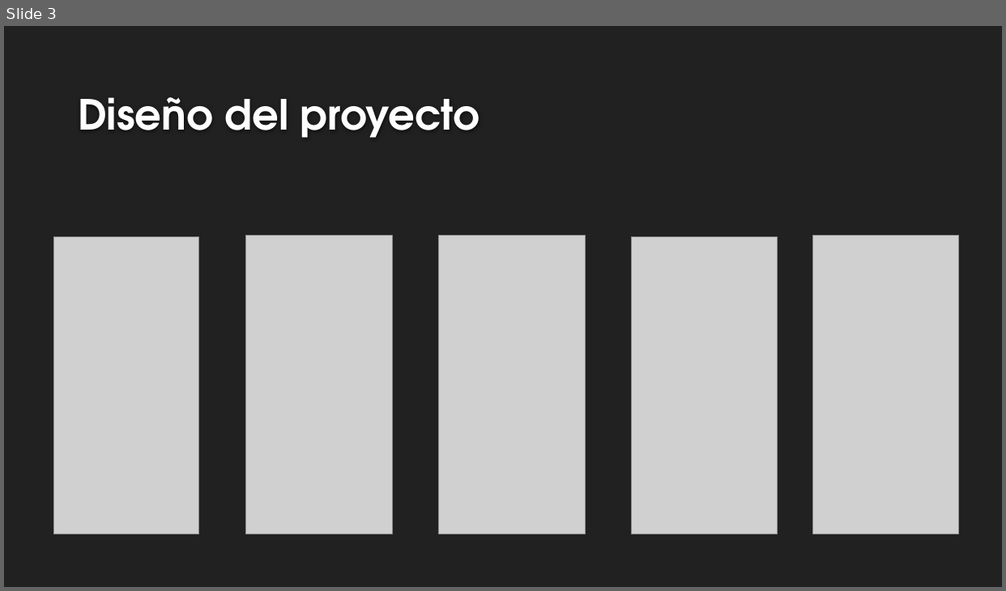
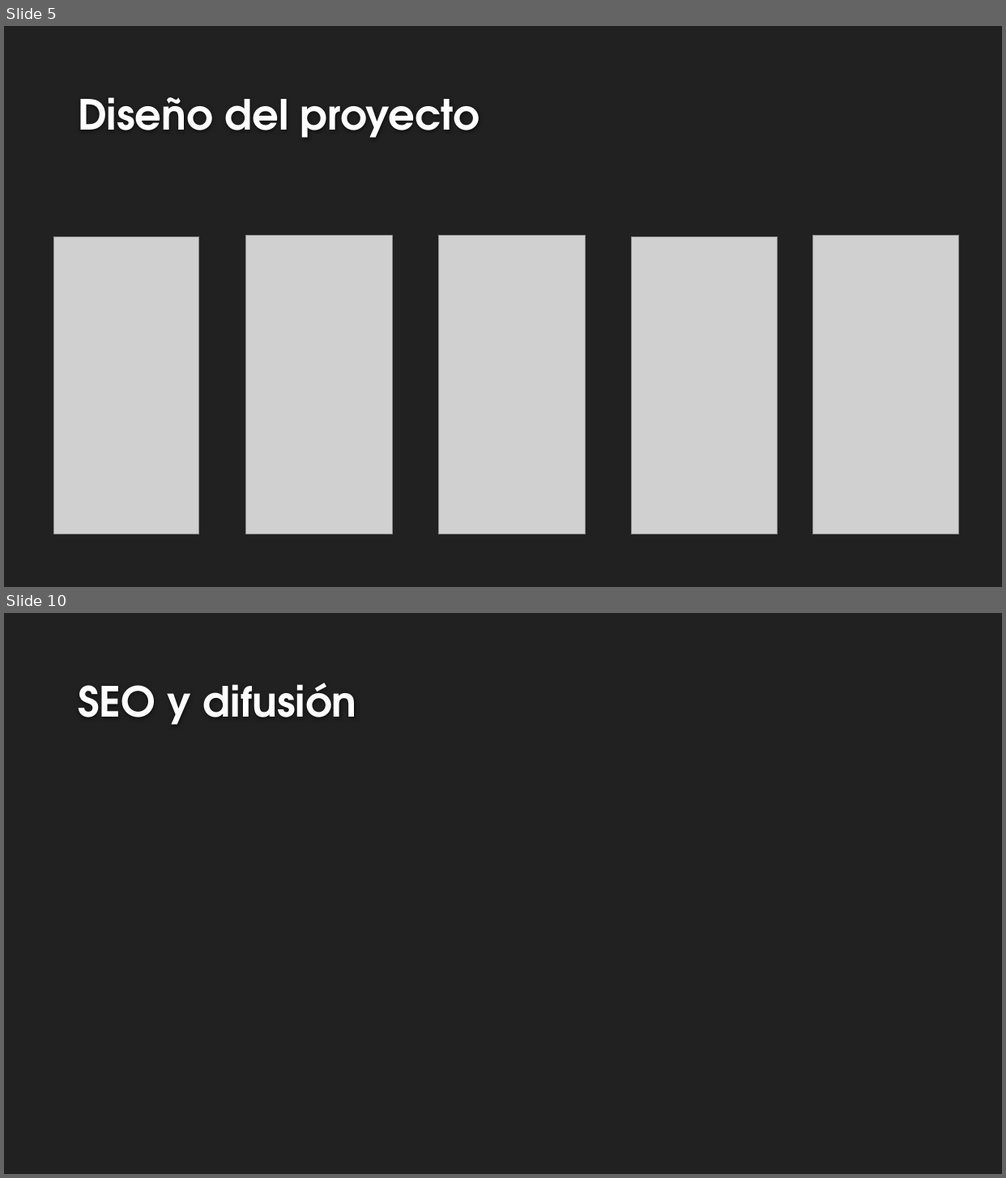
Before and after one commit to ABPMultimediaUA/SchoolApp, a slide deck: Desarrollo/SDM/MemoriaABP 16Ene/PresentaciónSDM.pptx. Shown one above the other, each under a label of ours: slide 3 before the commit, slides 5 and 10 after it; the slides between them are not shown. The pictures are 1006x591 and 1006x1178 pixels, drawn with LibreOffice and Linux fonts; fonts in the diff are those of the drawing; grey boxes stand for pictures; background and template pictures are left out. Boxes give left, top, right and bottom in pixels: in the first picture for what was removed or moved away, otherwise in the second. Text is boxed around its words. In the diff, an @@ line names an element or a change of style, - is before the commit and + after.

```diff
--- a/Desarrollo/SDM/MemoriaABP 16Ene/PresentaciónSDM.pptx
+++ b/Desarrollo/SDM/MemoriaABP 16Ene/PresentaciónSDM.pptx
@@ slide 10 added at bbox=[4, 613, 1002, 1174], background #212121 @@
@@ title added at bbox=[78, 683, 357, 725], 40 pt, text #FEFEFE, bold @@
+SEO y difusión
@@ what was slide 3 is now slide 5 @@
```
Also in this commit, not shown: 4 slides changed, 8 other slides added, 2 slides removed, 1 other file.
